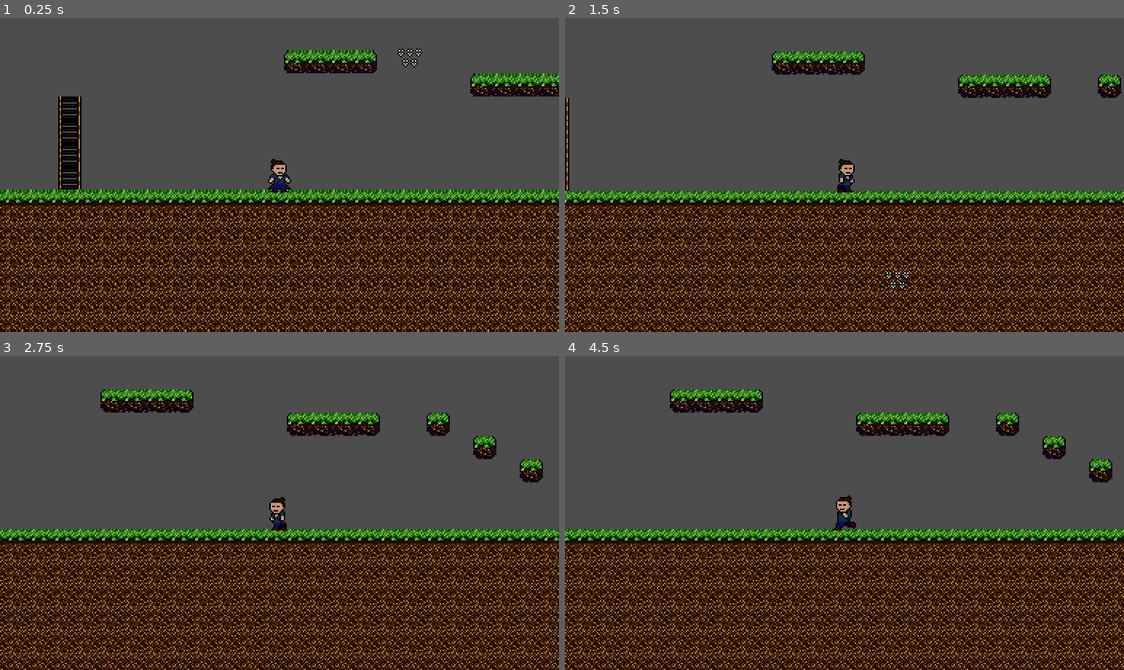
Above: before the commit, frames 1-4 (two rows, left to right).
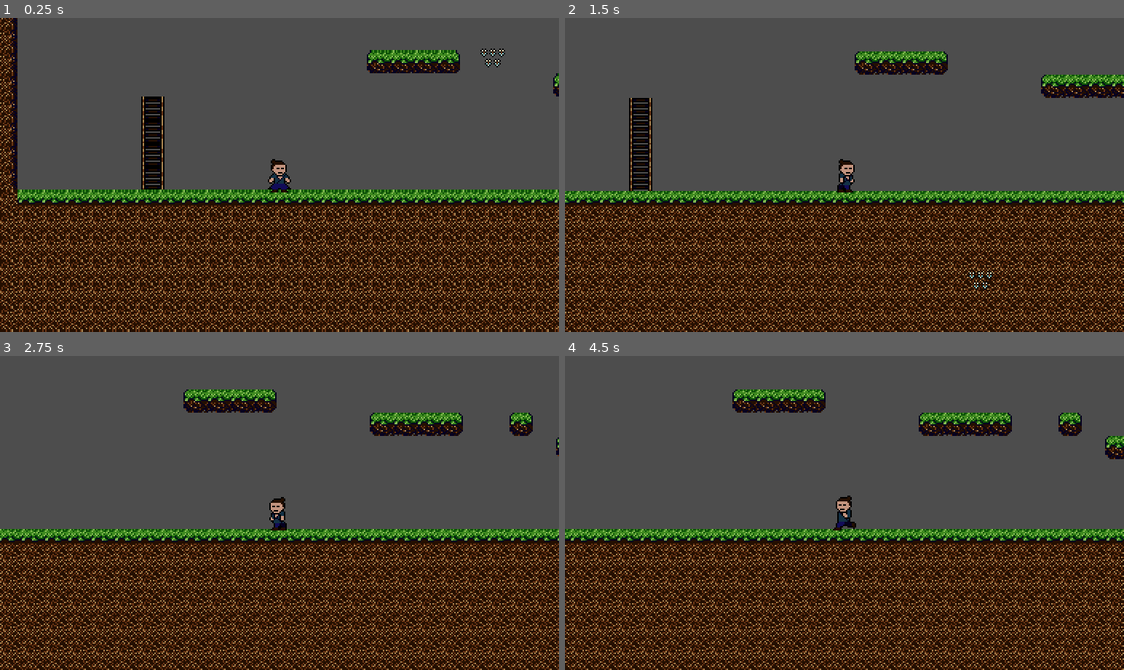
Above: after the commit, the same moments.

Repository: MichalPekalski89012/Katana-edge
Game: Godot game, scene res://game_level.tscn
Two runs of this game, one before a commit and one after it. Both use one fixed random seed, a clock stepped at 60 frames per second and the inputs below.
Inputs:
- Up to frame 1 (0.25 s): no input
- Up to frame 2 (1.5 s): hold D (right) from 0.53 s (still down); tap Space (attack) at 0.6, 1.35 s; tap W (jump) at 0.77 s
- Up to frame 3 (2.75 s): tap W (jump) at 1.52 s; release D (right) at 2.03 s; hold A (left) from 2.03 s (still down); tap Space (attack) at 2.1 s
- Up to frame 4 (4.5 s): release A (left) at 2.78 s; hold D (right) 2.78-4.28 s; tap Space (attack) at 2.85, 3.6, 4.35 s; tap W (jump) at 3.02, 3.77 s; hold A (left) from 4.28 s (still down)

The runs differ from the first frame. In frame 1, 33% of the frame differs, in the area x 0-100%, y 0-100%; in frame 2, 31%; in frame 3, 30%; in frame 4, 29%.

Commit message:
testowanie po formacie

Diff:
--- a/game_level.tscn
+++ b/game_level.tscn
@@ -232,7 +232,7 @@
 layer_0/tile_data = PackedInt32Array(458760, 65536, 0, 458761, 65536, 0, 458762, 65536, 0, 458763, 65536, 0, 458764, 65 …(14626 unchanged characters)…
 
 [node name="Player" parent="." instance=ExtResource("2_pgpto")]
-position = Vector2(109, 101)
+position = Vector2(52, 101)
 
 [node name="Spikes" parent="." instance=ExtResource("3_fug2j")]
 position = Vector2(552, 116)
--- a/project.godot
+++ b/project.godot
@@ -12,7 +12,7 @@
 
 config/name="KatanaEdge"
 run/main_scene="res://game_level.tscn"
-config/features=PackedStringArray("4.1", "GL Compatibility")
+config/features=PackedStringArray("4.2", "GL Compatibility")
 config/icon="res://icon.svg"
 
 [display]
